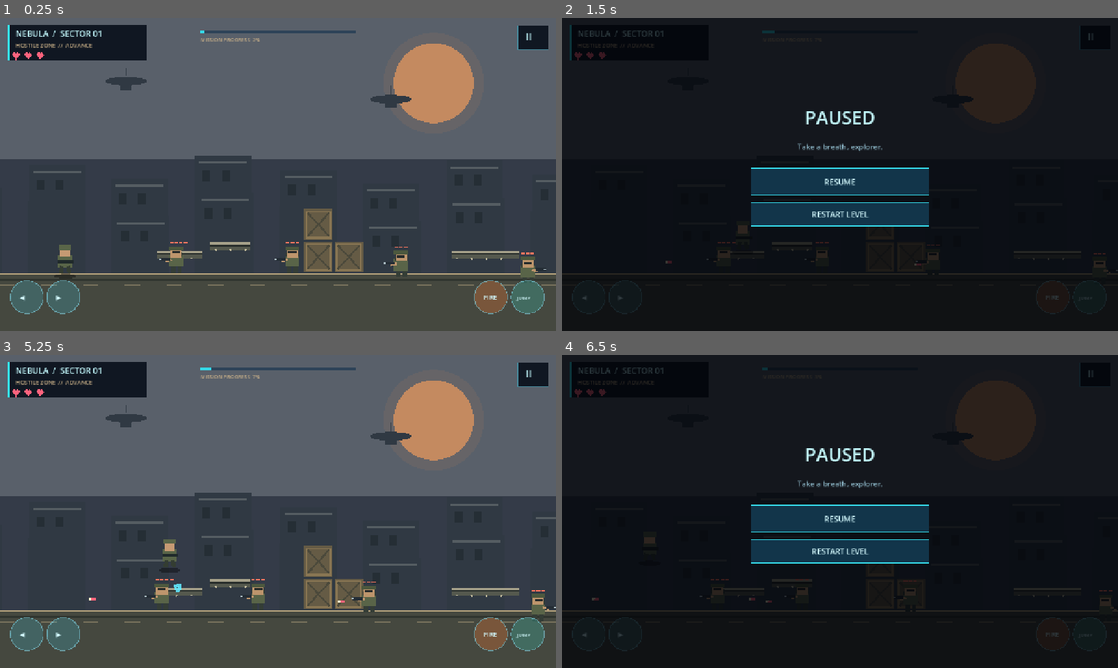
Above: before the commit, frames 1-4 (two rows, left to right).
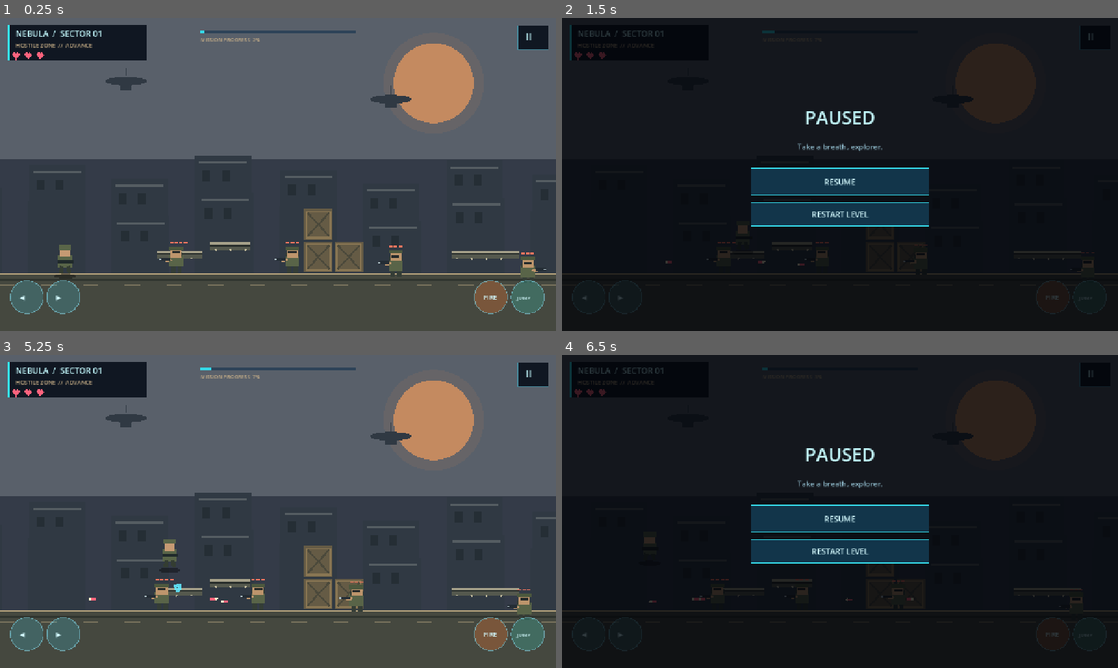
Above: after the commit, the same moments.

Repository: aigptdepai-collab/Game
Game: Godot game, scene res://scenes/main.tscn
Two runs of this game, one before a commit and one after it. Both use one fixed random seed, a clock stepped at 60 frames per second and the inputs below.
Inputs (mouse positions are in pixels of both pictures, inside the frame that each line leads up to):
- Up to frame 1 (0.25 s): no input
- Up to frame 2 (1.5 s): tap Enter (ui_accept) at 0.5, 0.77 s; move the mouse to (962, 158) at 0.52 s; hold D 0.53-1.28 s; hold Space 0.53-1.28 s; click (962, 158) at 0.67 s; move the mouse to (728, 190) at 1.27 s; hold A from 1.28 s (still down); tap P at 1.35 s
- Up to frame 3 (5.25 s): tap Enter (ui_accept) at 1.52, 2, 2.75, 3.02, 3.5, 3.77, 4.25, 4.52, 5 s; move the mouse to (333, 442) at 2.02 s; release A at 2.03 s; hold D 2.03-2.78 s; tap R at 2.1 s; move the mouse to (250, 574) at 2.77 s; hold W 2.78-3.53 s; tap J at 2.85 s; click (250, 574) at 2.92 s; move the mouse to (444, 558) at 3.52 s; hold X 3.53-4.28 s; hold A from 3.53 s (still down); move the mouse to (111, 464) at 4.27 s; tap Ctrl at 4.35 s; move the mouse to (305, 511) at 5.02 s; hold Space from 5.03 s (still down); click (305, 511) at 5.17 s
- Up to frame 4 (6.5 s): move the mouse to (756, 433) at 5.77 s; release A at 5.78 s; release Space at 5.78 s; hold D from 5.78 s (still down); tap P at 5.85 s; tap Enter (ui_accept) at 6.02 s

The runs differ from the first frame. In frame 1, 0.2% of the frame differs, in the area x 68-74%, y 72-82%; in frame 2, 0.2%; in frame 3, 0.7%, in the area x 37-100%, y 72-83%; in frame 4, 0.2%.

Commit message:
Blend overlapping map strips and increase enemy aggression

Diff:
--- a/scripts/main.gd
+++ b/scripts/main.gd
@@ -125,10 +125,30 @@
 func _draw_map_background(size: Vector2) -> void:
     for i in range(map_textures.size()):
         var texture: Texture2D = map_textures[i]
-        var x: float = map_positions[i] - camera_x
-        if x + float(texture.get_width()) < 0.0 or x > size.x:
-            continue
-        draw_texture(texture, Vector2(x, 0.0))
+        var world_x: float = map_positions[i]
+        var x: float = world_x - camera_x
+        var width: float = float(texture.get_width())
+        if x + width < 0.0 or x > size.x:
+            continue
+        var left_overlap: float = 0.0
+        var right_overlap: float = 0.0
+        if i > 0:
+            left_overlap = maxf(0.0, map_positions[i - 1] + float(map_textures[i - 1].get_width()) - world_x)
+        if i < map_textures.size() - 1:
+            right_overlap = maxf(0.0, world_x + width - map_positions[i + 1])
+        if i == 0:
+            draw_texture(texture, Vector2(x, 0.0))
+            continue
+        # Cross-fade only the shared strips; draw the unique middle at full opacity.
+        if left_overlap > 0.0:
+            draw_texture_rect_region(texture, Rect2(x, 0.0, left_overlap, texture.get_height()), Rect2(0.0, 0.0, left_overlap, texture.get_height()), Color(1, 1, 1, 0.5))
+        var middle_start: float = left_overlap
+        var middle_width: float = maxf(0.0, width - left_overlap - right_overlap)
+        if middle_width > 0.0:
+            draw_texture_rect_region(texture, Rect2(x + middle_start, 0.0, middle_width, texture.get_height()), Rect2(middle_start, 0.0, middle_width, texture.get_height()))
+        if right_overlap > 0.0:
+            var right_start: float = width - right_overlap
+            draw_texture_rect_region(texture, Rect2(x + right_start, 0.0, right_overlap, texture.get_height()), Rect2(right_start, 0.0, right_overlap, texture.get_height()), Color(1, 1, 1, 0.5))
 
 func _ground_y_at(world_x: float) -> float:
     if world_x <= ground_profile[0].x:
@@ -316,15 +336,15 @@
         if int(enemy["hp"]) <= 0:
             continue
         var dx: float = player_x - float(enemy["x"])
-        if absf(dx) < 760.0:
+        if absf(dx) < 900.0:
             if absf(dx) > 125.0:
                 enemy["dir"] = signf(dx)
                 enemy["x"] = float(enemy["x"]) + float(enemy["dir"]) * float(enemy["speed"]) * delta
             enemy["cooldown"] = float(enemy["cooldown"]) - delta
-            if float(enemy["cooldown"]) <= 0.0 and absf(dx) < 620.0:
+            if float(enemy["cooldown"]) <= 0.0 and absf(dx) < 760.0:
                 var shot_dir: float = signf(dx)
                 bullets.append({"x": float(enemy["x"]) + shot_dir * 25.0, "y": float(enemy["y"]) + 29.0, "vx": shot_dir * 500.0, "team": "enemy", "life": 1.65})
-                enemy["cooldown"] = 1.05 + float(i % 3) * 0.18
+                enemy["cooldown"] = 0.78 + float(i % 3) * 0.14
         else:
             enemy["x"] = float(enemy["x"]) + float(enemy["dir"]) * float(enemy["speed"]) * 0.35 * delta
             if absf(float(enemy["x"]) - float(enemy["origin"])) > 90.0:
